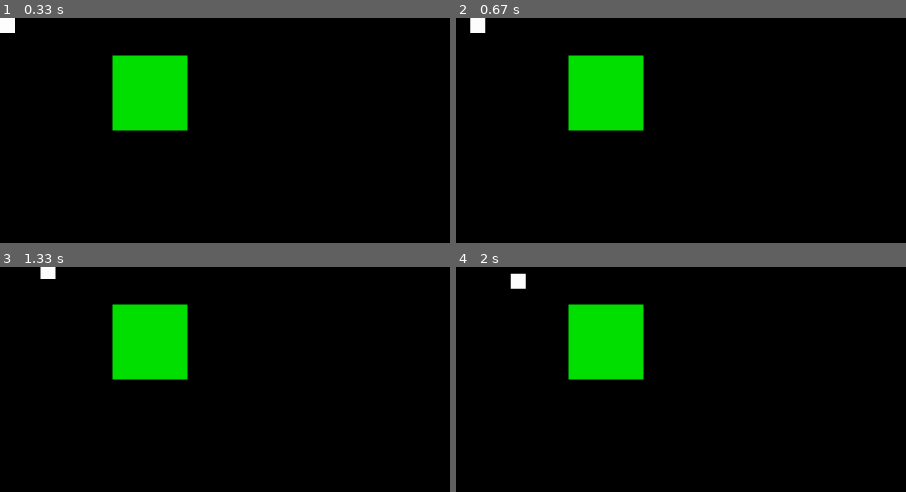
Above: before the commit, frames 1-4 (two rows, left to right).
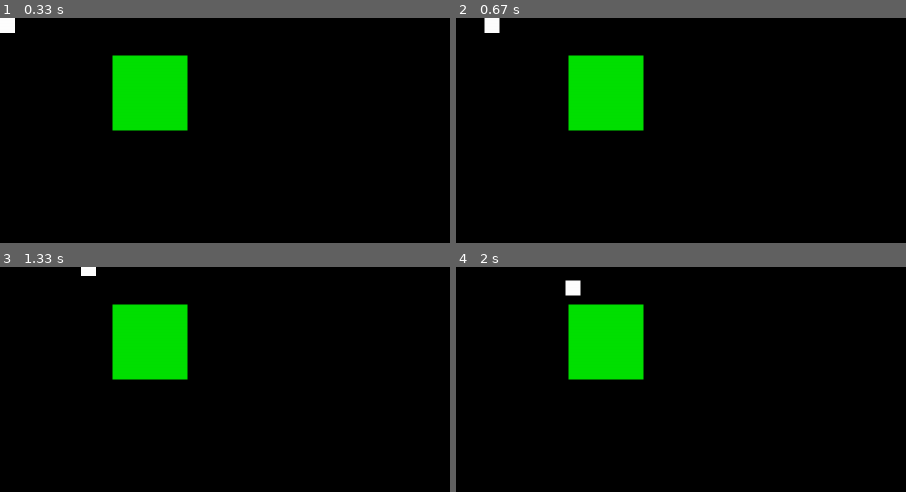
Above: after the commit, the same moments.

Repository: artieur262/jeu-sur-pygme-WIP-pas-de-nom
Game: pygame game, started from main.py
Two runs of this game, one before a commit and one after it. Both use one fixed random seed, a clock stepped at 60 frames per second and the inputs below.
Inputs (mouse positions are % of the whole screen's width and height, from its top left):
- Up to frame 1 (0.33 s): no input
- Up to frame 2 (0.67 s): hold D from 0.33 s (still down); move the mouse to (46, 54) at 0.37 s
- Up to frame 3 (1.33 s): release D at 0.8 s; hold D 0.83-1.3 s; move the mouse to (82, 47) at 0.87 s; tap Z at 0.9, 1.2 s
- Up to frame 4 (2 s): hold S 1.33-1.63 s; move the mouse to (26, 51) at 1.37 s; tap Z at 1.4, 1.73 s; hold D from 1.67 s (still down); move the mouse to (19, 35) at 1.7 s
The pictures show only the part of the screen within x 0-50%, y 0-50%; the shares and areas given below are measured in that part.

Frame 1 is identical in both runs. In frame 2, 0.4% of the frame differs, in the area x 3-10%, y 0-7%; in frame 3, 0.3%; in frame 4, 0.5%, in the area x 12-28%, y 2-13%.

Commit message:
changement de la vitesse du joueur (temporaire)

Diff:
--- a/py/game/game.py
+++ b/py/game/game.py
@@ -59,13 +59,13 @@
         cla = self.clavier
         if not self.map.get_graviter():
             if cla.get_pression(self.__touche["haut"]) == "presser":
-                self.deplacer_dans_plan((0, -1), plan)
+                self.deplacer_dans_plan((0, -2), plan)
             if cla.get_pression(self.__touche["bas"]) == "presser":
-                self.deplacer_dans_plan((0, 1), plan)
+                self.deplacer_dans_plan((0, 2), plan)
         if cla.get_pression(self.__touche["gauche"]) == "presser":
-            self.deplacer_dans_plan((-1, 0), plan)
+            self.deplacer_dans_plan((-2, 0), plan)
         if cla.get_pression(self.__touche["droite"]) == "presser":
-            self.deplacer_dans_plan((1, 0), plan)
+            self.deplacer_dans_plan((2, 0), plan)
 
     def afficher(self) -> None:
         """affiche le jeu"""
